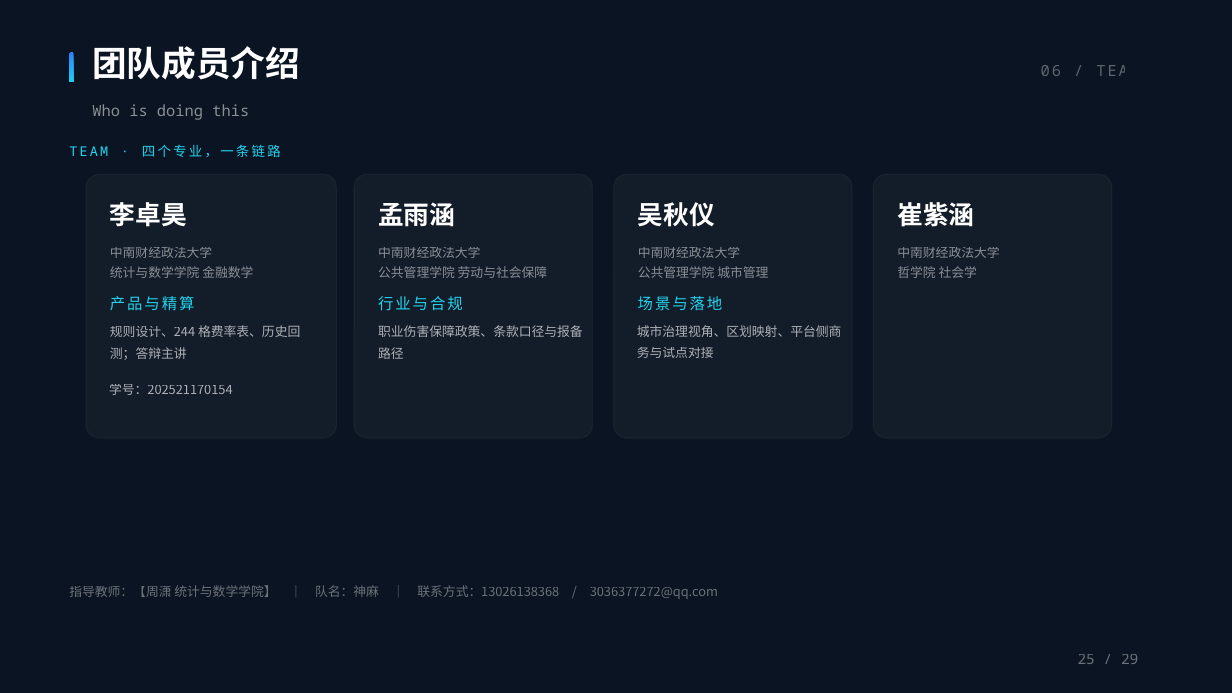
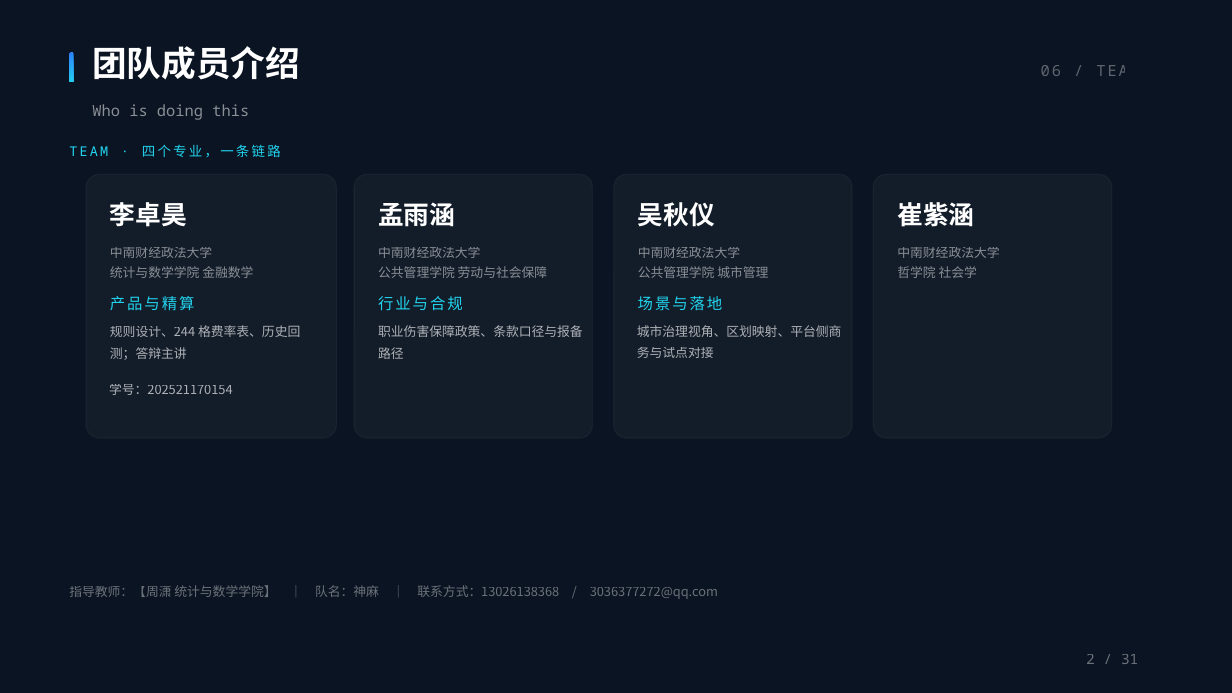
Before and after one commit to BruceLeezh/rainproof-pro, a slide deck: slide 2 of 01-参赛材料/交付物/PPT/神麻组-雨证-路演PPT-答辩版-2026-10-28.pptx. Drawn at 1232x693 pixels with LibreOffice and Linux fonts; fonts in the diff are those of the drawing. Boxes give left, top, right and bottom in pixels: in the first picture for what was removed or moved away, otherwise in the second. Text is boxed around its words. In the diff, an @@ line names an element or a change of style, - is before the commit and + after.

```diff
--- a/01-参赛材料/交付物/PPT/神麻组-雨证-路演PPT-答辩版-2026-10-28.pptx
+++ b/01-参赛材料/交付物/PPT/神麻组-雨证-路演PPT-答辩版-2026-10-28.pptx
@@ text at box(1086, 654, 1138, 664): text changed @@
-25 / 29
+2 / 31
```
Also in this commit, not shown: 28 other slides changed, 2 slides added, 8 other files.
